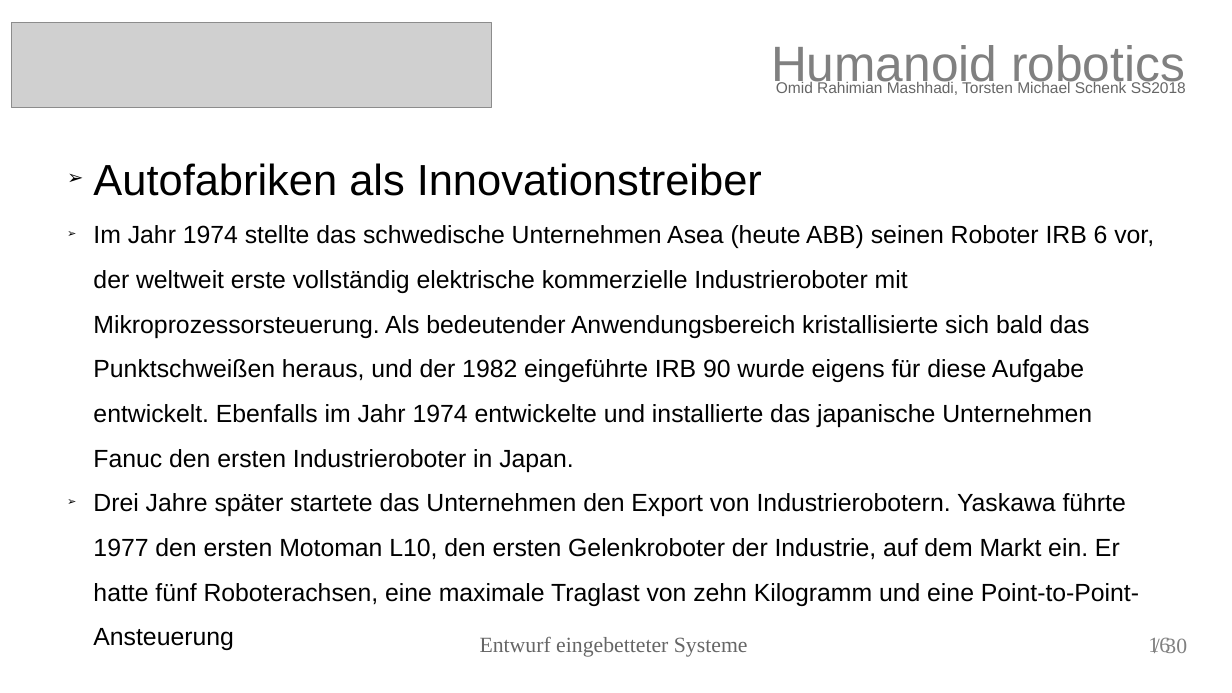
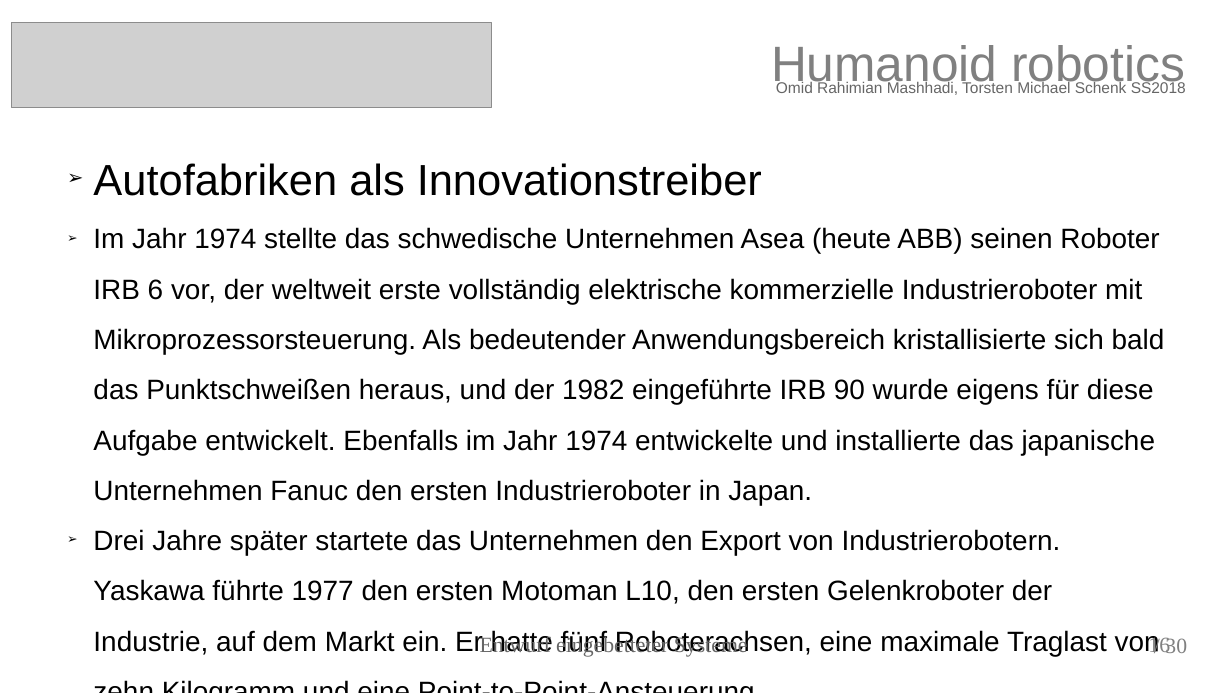
Before and after one commit to torstenschenk/beuth-avatar-ss2018, a slide deck: slide 16 of Presentation/HumanoidRobotic.odp. Drawn at 1232x693 pixels with LibreOffice and Linux fonts; fonts in the diff are those of the drawing; grey boxes stand for pictures. Boxes give left, top, right and bottom in pixels: in the first picture for what was removed or moved away, otherwise in the second. Text is boxed around its words. In the diff, an @@ line names an element or a change of style, - is before the commit and + after.

```diff
--- a/Presentation/HumanoidRobotic.odp
+++ b/Presentation/HumanoidRobotic.odp
@@ text at bbox=[93, 227, 1165, 656]: size 16 to 18 pt @@
```
Also in this commit, not shown: 8 other slides changed, 4 other files.
